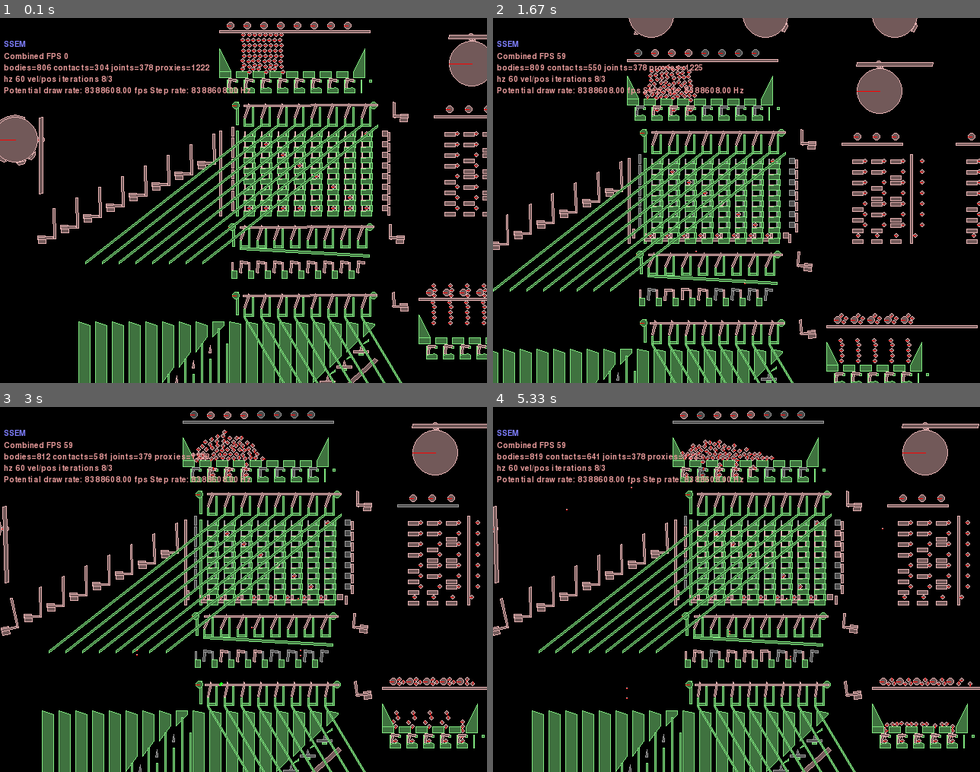
Above: before the commit, frames 1-4 (two rows, left to right).
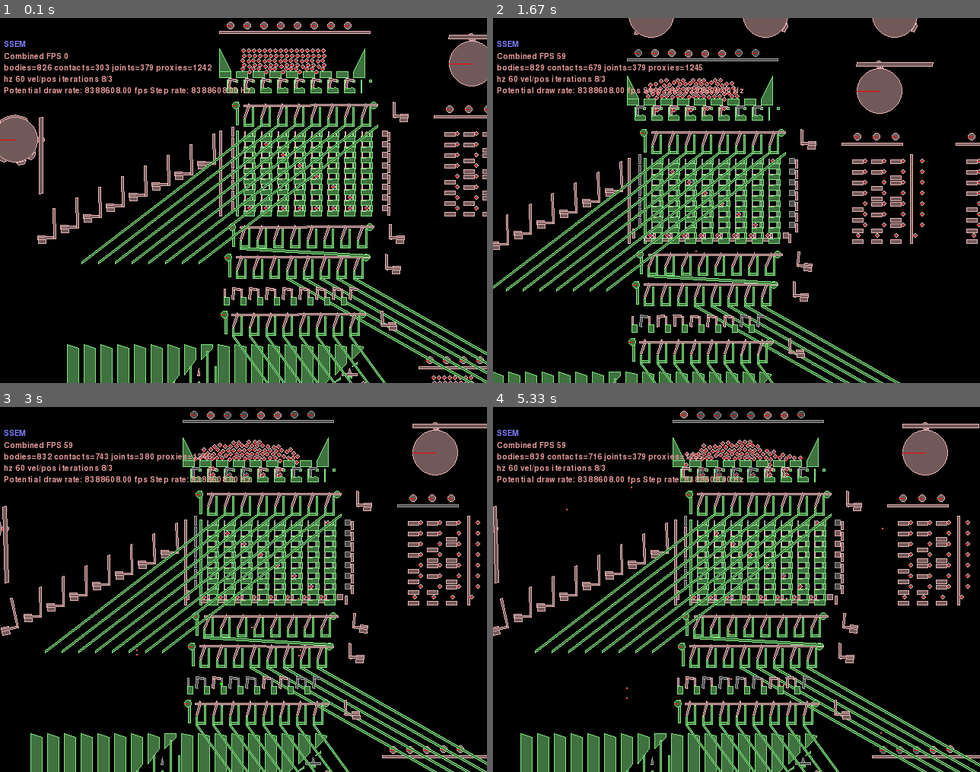
Above: after the commit, the same moments.

Repository: jmacarthur/box2d-ssem
Game: pygame game, started from main.py
Two runs of this game, one before a commit and one after it. Both use one fixed random seed, a clock stepped at 60 frames per second and the inputs below.
Inputs (mouse positions are in pixels of both pictures, inside the frame that each line leads up to):
- Up to frame 1 (0.1 s): no input
- Up to frame 2 (1.67 s): hold Right 0.33-0.8 s; move the mouse to (717, 215) at 0.37 s; hold Up 0.83-1.13 s; move the mouse to (736, 222) at 0.87 s; tap Space at 0.9, 1.23, 1.53 s; hold Right 1.17-1.63 s; move the mouse to (785, 280) at 1.2 s
- Up to frame 3 (3 s): hold Left 1.67-2.2 s; move the mouse to (92, 673) at 1.7 s; tap Space at 1.73, 2.03, 2.3 s; hold Down 2.23-2.53 s; move the mouse to (301, 622) at 2.27 s; click (126, 516) at 2.62 s; click (219, 684) at 2.95 s
- Up to frame 4 (5.33 s): hold Left 3.23-3.63 s; move the mouse to (736, 633) at 3.27 s; tap Space at 3.3, 3.6, 3.73, 4.13, 4.43, 4.8, 5.2 s; hold Up 3.67-4.03 s; move the mouse to (921, 728) at 3.7 s; hold Right 4.07-4.7 s; move the mouse to (668, 512) at 4.1 s; hold Down 4.73-5.1 s; move the mouse to (863, 556) at 4.77 s; hold Left from 5.13 s (still down); move the mouse to (551, 509) at 5.17 s

The runs differ from the first frame. In frame 1, 16% of the frame differs, in the area x 0-100%, y 3-100%; in frame 2, 13%; in frame 3, 17%; in frame 4, 17%, in the area x 5-100%, y 1-100%.

Commit message:
Factor out initial ball bearing blocks and misc realignment

Diff:
--- a/main.py
+++ b/main.py
@@ -720,6 +720,11 @@
         self.instruction_inputs.reverse()
         self.instruction_outputs.reverse()
 
+    def ball_bearing_block(self, xpos, ypos,cols):
+        for r in range(0,5):
+            for col in range(0,cols):
+                test_data = self.add_ball_bearing(xpos+7*col+r%2,ypos+7*r,0)
+
     def set_initial_memory(self):
         for x in range(0,8):
             for y in range(0,8):
@@ -738,33 +743,32 @@
         groundBox = makeBox(-20,-500,1,1)
         groundBody = self.world.CreateStaticBody(shapes=groundBox)
         # Initial charge for main injector
-        for r in range(0,8):
-            for i in range(0,8):
-                test_data = self.add_ball_bearing(7*i+r%2,190+7*r,0)
+        self.ball_bearing_block(0,190,cols=16)
         self.injector_cranks = []
         main_injector_raiser = self.injector(-32,150, groundBody, injector_crank_array=self.injector_cranks)
 
-        accumulator_diverter_lever = self.diverter_set(0,130, groundBody, slope_x=-230, slope_y=180) # Diverter 1. Splits to subtractor reader.
+        accumulator_diverter_lever = self.diverter_set(0,130, groundBody, slope_x=-235, slope_y=180) # Diverter 1. Splits to subtractor reader.
 
         (memory_selector_holdoff, memory_follower_holdoff) = self.memory_module(0,0, groundBody)
         self.upper_regenerators = []
         discard_lever_2 = self.diverter_set(-5,-30, groundBody, discard=True) # Diverter 2a. Discard reader-pulse data.
-        discard_lever_1 = self.diverter_set(-190,-370, groundBody, discard=True) # Diverter 2b. Discard main data from accumulator.
-        upper_regen_control = self.regenerator(-5,-70, groundBody, self.upper_regenerators) # Regenerator 1. For regenning anything read from memory.
-        diverter_3 = self.diverter_set(0,-120, groundBody, slope_x=209, slope_y=350) # Diverter 3; splits to instruction reg/PC
+        upper_regen_control = self.regenerator(-15,-105, groundBody, self.upper_regenerators) # Regenerator 1. For regenning anything read from memory.
+        diverter_3 = self.diverter_set(-15,-145, groundBody, slope_x=226, slope_y=310) # Diverter 3; splits to instruction reg/PC
+
+        ip_diverter_lever = self.diverter_set(-10,-70, groundBody, slope_x=352, slope_y=200, start_at=3) # Diverter 1. Splits to instruction counter.
 
         # PC injector
         self.pc_injector_cranks = []
-        pc_injector_raiser = self.injector(230,-200, groundBody, injector_crank_array=self.pc_injector_cranks, columns=5)
+        pc_injector_raiser = self.injector(230,-290, groundBody, injector_crank_array=self.pc_injector_cranks, columns=5)
         # Initial charge for PC injector
-        for r in range(0,8):
-            for i in range(0,5):
-                test_data = self.add_ball_bearing(250+22*i+r%2,-140+7*r,0)
-        accumulator_reset_lever = self.subtractor(0,-170, groundBody, discard_bands=True)
+        self.ball_bearing_block(250,-240,cols=8)
+
+
+        accumulator_reset_lever = self.subtractor(-15,-200, groundBody, discard_bands=True)
         self.lower_regenerators = []
-        lower_regen_control = self.regenerator(-190,-410, groundBody, self.lower_regenerators)
+        lower_regen_control = self.regenerator(-190,-380, groundBody, self.lower_regenerators)
         #Program counter
-        self.subtractor(400,-310, groundBody, lines=5)
+        self.subtractor(400,-320, groundBody, lines=5)
 
         self.connect_regenerators()
         # gutter
@@ -808,15 +812,15 @@
         self.distance_joint(follower_body, self.memory_returning_gate)
 
         # Cam 4: Memory holdoff (right side)
-        follower_body = self.add_cam(-300,100, groundBody, 100, horizontal=True, bumps=[(0.08,0.06), (0.17,0.05), (0.31,0.1), (0.5,0.05), (0.61,0.2)],axis_offset=-1)
+        follower_body = self.add_cam(-300,100, groundBody, 100, horizontal=True, bumps=[(0.08,0.06), (0.17,0.05), (0.31,0.1), (0.5,0.05), (0.63,0.2)],axis_offset=-1)
         self.distance_joint(follower_body, memory_follower_holdoff)
 
         # Cam 5: Regenerator 1
-        follower_body = self.add_cam(800, 100, groundBody, 80, horizontal=True, bumps=[(0.25,0.05), (0.55,0.05)])
+        follower_body = self.add_cam(800, 100, groundBody, 80, horizontal=True, bumps=[(0.25,0.05), (0.57,0.05)])
         self.distance_joint(follower_body, upper_regen_control)
 
         # Cam 6: Split to instruction counter/reg
-        follower_body = self.add_cam(900,-100, groundBody, 60, horizontal=True, reverse_direction=True, axis_offset=1, bumps=[(0.18, 0.1)])
+        follower_body = self.add_cam(900,-100, groundBody, 60, horizontal=True, reverse_direction=True, axis_offset=2, bumps=[(0.18, 0.1)])
         self.distance_joint(follower_body, diverter_3)
 
         # Cam 7: Instruction selector holdoff
@@ -839,11 +843,6 @@
         # Attach LDN instruction output to reset bar
         self.distance_joint(accumulator_reset_lever, self.instruction_outputs[LDN])
 
-        # Cam 10: Always discard the first set of data through the accumulator.
-        follower_body = self.add_cam(-300, -300, groundBody, 80, bumps=[(0.6,0.2)], horizontal=True, axis_offset=0)
-        self.distance_joint(follower_body, discard_lever_1)
-
-
         # Cam 11: Instruction follower holdoff
         follower_body = self.add_cam(1000, 100, groundBody, 100, bumps=[(0.15,0.25)], horizontal=True, axis_offset=-1)
         self.distance_joint(follower_body, instruction_follower_holdoff)
@@ -862,7 +861,10 @@
         self.distance_joint(follower_body, self.instruction_inputs[STO])
         self.distance_joint(accumulator_diverter_lever, self.instruction_outputs[STO])
 
-        # Cam 16: Divert to instruction pointer, on JRP and JMP.
+        # Cam 15: Divert to instruction pointer, on JRP (and JMP via the same lever).
+        follower_body = self.add_cam(1100, 0, groundBody, 100, bumps=[(0.5,0.2)], horizontal=True, reverse_direction=True, axis_offset=0)
+        self.distance_joint(follower_body, self.instruction_inputs[STO])
+        self.distance_joint(ip_diverter_lever, self.instruction_outputs[STO])
 
         # Notable timing points:
         # 0.31: Memory at PC has been read and regenerated
@@ -895,7 +897,11 @@
         if self.cams_on: self.sequence += 1
         angleTarget = (self.sequence*math.pi*2/10000.0)
         if self.sequence % 100 == 0 and self.cams_on:
-            print("Sequence {} AngleTarget = {} degrees".format(self.sequence, 360*angleTarget/(math.pi*2)))
+            print("Sequence {} AngleTarget = {} degrees timing = {}".format(self.sequence, 360*angleTarget/(math.pi*2), angleTarget/(math.pi*2)))
+        if angleTarget >= (math.pi*2) and self.cams_on:
+            angleTarget = math.pi*2
+            self.cams_on = False
+            print("Sequence complete; cams off")
         for d in self.all_cam_drives:
             angleError = d.angle - angleTarget
             gain = 1.0
